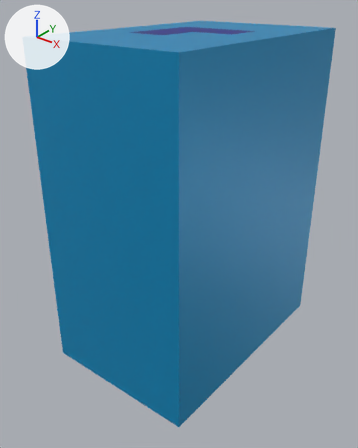
Renders of the glTF model Assets/Chaps/All/Chars/Char18/Parts/Char18-Torso.gltf from each side of a commit.
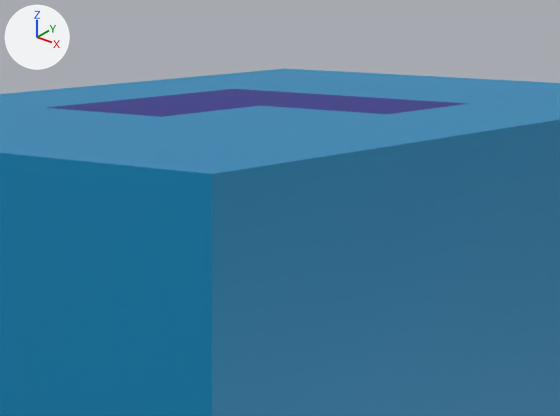
Old and new are each drawn whole from a 50 mm lens placed at (13.03, -3.28, 16.96), pointed at (5.92, 5.6, 11.45) and again close up on the part from 32% to 79% of the width and 0% to 28% of the height. Lighting does not change. The marker at upper left points along +X, +Y and +Z. The first two pictures are the older version. Where no turn or scale is listed for an object, it has been applied to the vertices. Vertices at exactly the same position are counted once.
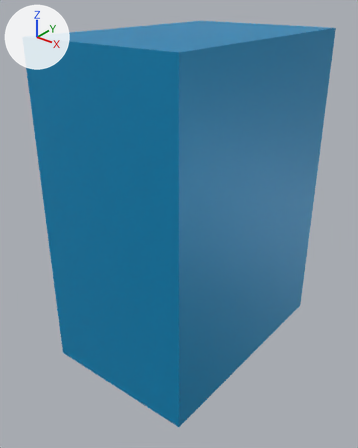
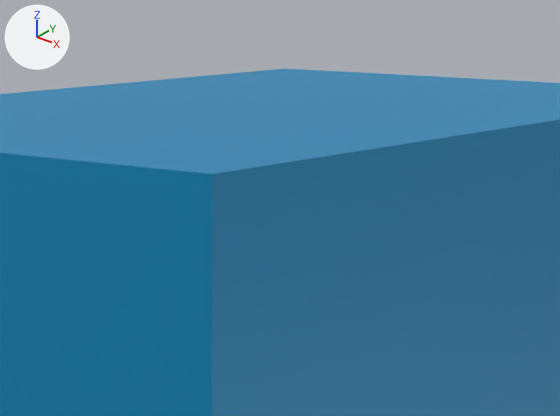
Location of each change, [x1, y1, x2, y2] in pixels of the close-ups (560 x 416 px):
part 1 of me_mesh_0, recoloured (blue to cyan): [46, 89, 467, 117] in both

What changed in the scene script:
```text
Change me_mesh_0:
    where me_mesh_0.from_pydata(...)  # 210 vertices, 416 faces; spans x 4.0..8.0, y 3.0..9.0, z 8.0..16.0
    used by ob_mesh_0; location = (0.0, 0.0, 0.0)
    me_mesh_0 part 1: 6 faces centred in x 5.33..6.67, y 5.33..6.67, z 16.0 are repainted in the vertex colours; the middle colour goes from blue #00008d to cyan #008dc1
```
